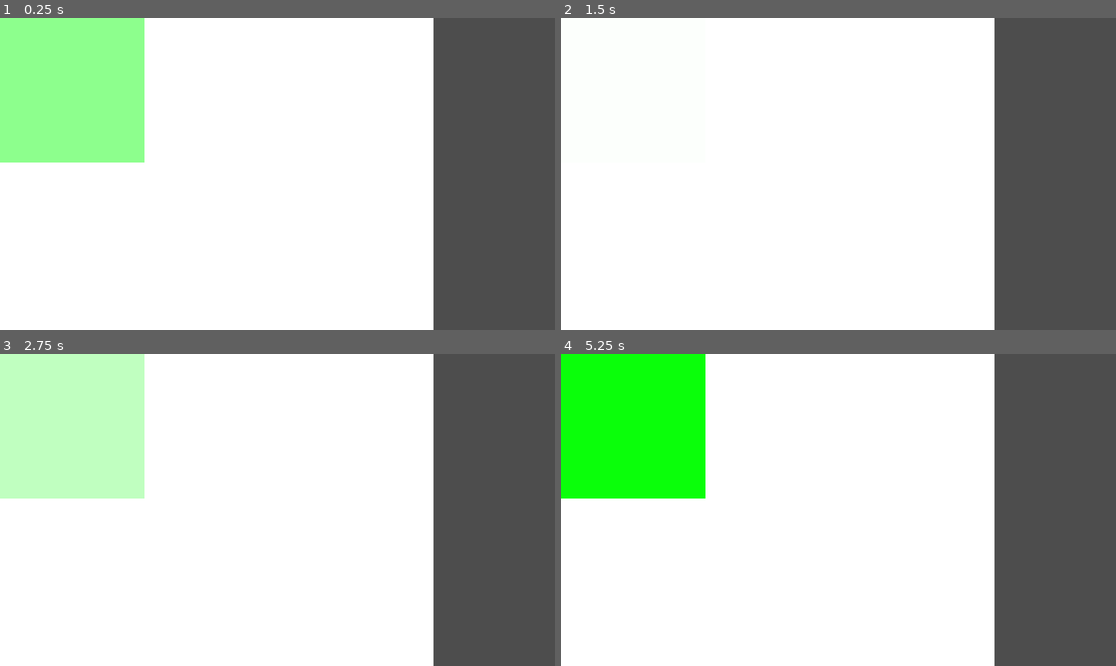
Above: before the commit, frames 1-4 (two rows, left to right).
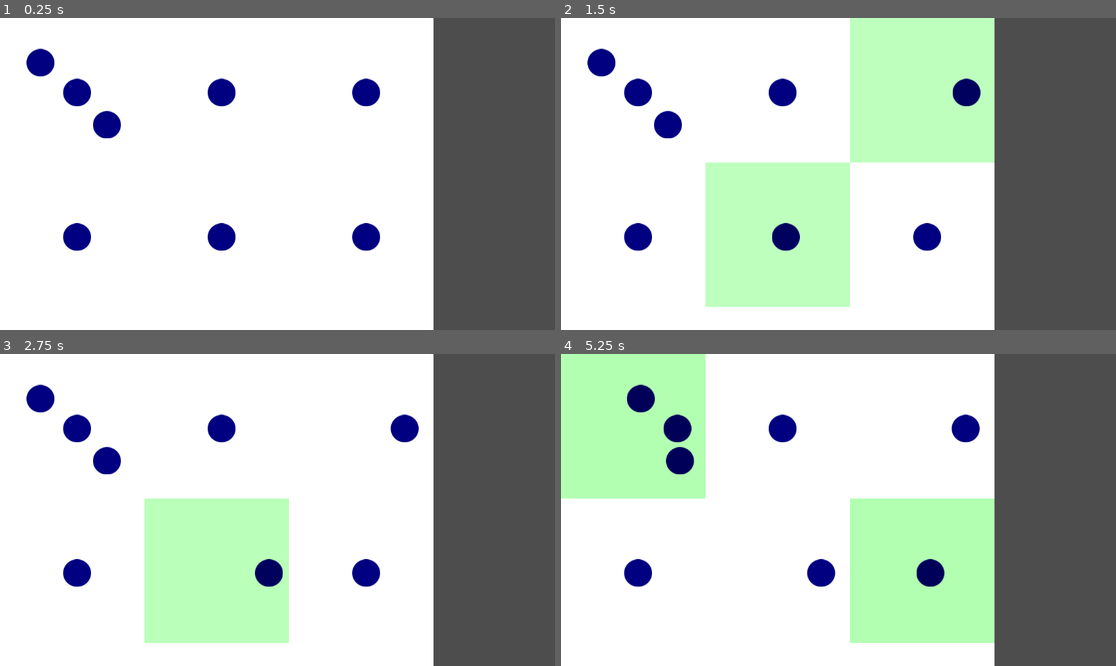
Above: after the commit, the same moments.

Repository: Jcalafange/IA_para_jogos
Game: Godot game, scene res://Cena1.tscn
Same seed, same stepped clock (60 frames per second), same inputs: the game is played once before the commit and once after it.
Inputs (mouse positions are in pixels of both pictures, inside the frame that each line leads up to):
- Up to frame 1 (0.25 s): no input
- Up to frame 2 (1.5 s): move the mouse to (960, 158) at 0.52 s; click (960, 158) at 0.67 s; move the mouse to (727, 189) at 1.27 s; click (727, 189) at 1.42 s
- Up to frame 3 (2.75 s): move the mouse to (333, 441) at 2.02 s; click (333, 441) at 2.17 s
- Up to frame 4 (5.25 s): move the mouse to (810, 572) at 2.77 s; click (810, 572) at 2.92 s; move the mouse to (1005, 556) at 3.52 s; click (1005, 556) at 3.67 s; move the mouse to (672, 463) at 4.27 s; click (672, 463) at 4.42 s; move the mouse to (866, 510) at 5.02 s; click (866, 510) at 5.17 s

The runs differ from the first frame. In frame 1, 14% of the frame differs, in the area x 0-69%, y 0-75%; in frame 2, 26%, in the area x 4-79%, y 0-93%; in frame 3, 26%; in frame 4, 26%.

Commit message:
movimento das bolas
Adiçãode bolas/inimigos e suas movimentações, a função se encontra dentro do ballController, mas é chamada pela zona e o gameController que chama a zona para ativar as bolas

Diff:
--- a/Cena1.tscn
+++ b/Cena1.tscn
@@ -1,7 +1,8 @@
-[gd_scene load_steps=3 format=3 uid="uid://dvkx8053yek68"]
+[gd_scene load_steps=4 format=3 uid="uid://dvkx8053yek68"]
 
 [ext_resource type="Script" path="res://Scripts/GameController.gd" id="1_k3llr"]
 [ext_resource type="Script" path="res://Scripts/ZoneController.gd" id="1_ljc02"]
+[ext_resource type="PackedScene" uid="uid://c7yjtaywdoswx" path="res://scenes/ball/ball.tscn" id="3_glsyj"]
 
 [node name="Node2D" type="Node2D"]
 
@@ -13,11 +14,23 @@
 offset_bottom = 300.0
 script = ExtResource("1_ljc02")
 
+[node name="ball" parent="GameController/Zona1" instance=ExtResource("3_glsyj")]
+position = Vector2(160, 155)
+
+[node name="ball2" parent="GameController/Zona1" instance=ExtResource("3_glsyj")]
+position = Vector2(222, 222)
+
+[node name="ball3" parent="GameController/Zona1" instance=ExtResource("3_glsyj")]
+position = Vector2(84, 93)
+
 [node name="Zona2" type="ColorRect" parent="GameController"]
 offset_left = 300.0
 offset_right = 600.0
 offset_bottom = 300.0
 script = ExtResource("1_ljc02")
+
+[node name="ball" parent="GameController/Zona2" instance=ExtResource("3_glsyj")]
+position = Vector2(160, 155)
 
 [node name="Zona3" type="ColorRect" parent="GameController"]
 offset_left = 600.0
@@ -25,11 +38,17 @@
 offset_bottom = 300.0
 script = ExtResource("1_ljc02")
 
+[node name="ball" parent="GameController/Zona3" instance=ExtResource("3_glsyj")]
+position = Vector2(160, 155)
+
 [node name="Zona4" type="ColorRect" parent="GameController"]
 offset_top = 300.0
 offset_right = 300.0
 offset_bottom = 600.0
 script = ExtResource("1_ljc02")
+
+[node name="ball" parent="GameController/Zona4" instance=ExtResource("3_glsyj")]
+position = Vector2(160, 155)
 
 [node name="Zona5" type="ColorRect" parent="GameController"]
 offset_left = 300.0
@@ -38,6 +57,9 @@
 offset_bottom = 600.0
 script = ExtResource("1_ljc02")
 
+[node name="ball" parent="GameController/Zona5" instance=ExtResource("3_glsyj")]
+position = Vector2(160, 155)
+
 [node name="Zona6" type="ColorRect" parent="GameController"]
 offset_left = 600.0
 offset_top = 300.0
@@ -45,11 +67,17 @@
 offset_bottom = 600.0
 script = ExtResource("1_ljc02")
 
+[node name="ball" parent="GameController/Zona6" instance=ExtResource("3_glsyj")]
+position = Vector2(160, 155)
+
 [node name="Zona7" type="ColorRect" parent="GameController"]
 offset_top = 600.0
 offset_right = 300.0
 offset_bottom = 900.0
 script = ExtResource("1_ljc02")
+
+[node name="ball" parent="GameController/Zona7" instance=ExtResource("3_glsyj")]
+position = Vector2(160, 155)
 
 [node name="Zona8" type="ColorRect" parent="GameController"]
 offset_left = 300.0
@@ -58,9 +86,15 @@
 offset_bottom = 900.0
 script = ExtResource("1_ljc02")
 
+[node name="ball" parent="GameController/Zona8" instance=ExtResource("3_glsyj")]
+position = Vector2(160, 155)
+
 [node name="Zona9" type="ColorRect" parent="GameController"]
 offset_left = 600.0
 offset_top = 600.0
 offset_right = 900.0
 offset_bottom = 900.0
 script = ExtResource("1_ljc02")
+
+[node name="ball" parent="GameController/Zona9" instance=ExtResource("3_glsyj")]
+position = Vector2(160, 155)
--- a/Scripts/GameController.gd
+++ b/Scripts/GameController.gd
@@ -3,31 +3,28 @@
 @export var all_zones: Array = []
 @export var active_zones: Array = []
 @export var current_zone_index: int = 0
-@export var timer: float = 0.0
-const SWITCH_INTERVAL: float = 30.0  # Intervalo de troca em segundos
 
 func _ready() -> void:
 	all_zones = get_children()
-	if all_zones.size() > 0:
-		active_zones.append(all_zones.front())  # Adiciona a primeira zona ativa
+	set_process_input(true)
 
-func _process(delta: float) -> void:
-	# Atualiza a cor das zonas ativas
+func _input(event):
+	if event is InputEventMouseButton and event.pressed:
+		for zone in all_zones:
+			if zone.is_inside_zone(get_viewport().get_mouse_position()):
+				toggle_zone(zone)
+
+# Função para ativar/desativar zonas
+func toggle_zone(zone: ColorRect):
+	if zone in active_zones:
+		active_zones.erase(zone)
+		zone.modulate = Color(1, 1, 1)
+	else:
+		active_zones.append(zone)
+		zone.modulate = Color(0, 1, 0) # Verde para zona ativa
+
+# Atualiza as zonas ativas e suas bolas
+func _process(delta):
 	for zone in active_zones:
-		zone.update_color(delta, 1.0)  # Chama a função de mudança de cor
-
-	# Timer para trocar a zona ativa
-	timer += delta
-	if timer >= SWITCH_INTERVAL:
-		timer = 0.0  # Reseta o timer
-		switch_zone()
-
-func switch_zone() -> void:
-	if active_zones.size() > 0:
-		active_zones.pop_front()  # Remove a zona ativa atual
-
-	current_zone_index += 1  # Avança para a próxima zona
-	if current_zone_index >= all_zones.size():
-		current_zone_index = 0  # Reseta para a primeira zona
-
-	active_zones.append(all_zones[current_zone_index])  # Adiciona a próxima zona
+		zone.update_color(delta, 5)
+		zone.move_balls()
--- a/Scripts/ZoneController.gd
+++ b/Scripts/ZoneController.gd
@@ -2,11 +2,20 @@
 
 var original_color: Color
 var target_color: Color = Color(0, 1, 0)  # Cor alvo (ex: vermelho)
+@export var balls_in_zone = []
 
 func _ready():
 	original_color = modulate  # Armazena a cor original
+	balls_in_zone = get_children()
 
 func update_color(delta: float, speed: float) -> void:
 	var time = Time.get_ticks_msec() / 1000.0  # Converte milissegundos para segundos
 	var t = sin(time * speed) * 0.5 + 0.5  # Normaliza t entre 0 e 1
 	modulate = original_color.lerp(target_color, t)  # Usando lerp
+
+func is_inside_zone(position: Vector2) -> bool:
+	return position.x >= self.position.x and position.x <= self.position.x + self.size.x and position.y >= self.position.y and position.y <= self.position.y + self.size.y
+
+func move_balls() -> void:
+	for ball in balls_in_zone:
+		ball.move(25, 275)
--- /dev/null
+++ b/Scripts/ballController.gd
@@ -0,0 +1,20 @@
+extends Area2D
+
+
+var velocity : float = 100.0
+var direction : int = 1
+
+func _ready():
+	pass # Replace with function body.
+
+
+# Called every frame. 'delta' is the elapsed time since the previous frame.
+func _process(delta):
+	pass
+
+func move(minX: float, maxX: float):
+	position.x += velocity * direction * get_process_delta_time()
+	if position.x <= minX:
+		direction = 1  # Muda a direção para direita
+	elif position.x >= maxX:
+		direction = -1  # Muda a direção para esquerda
--- /dev/null
+++ b/scenes/ball/ball.tscn
@@ -0,0 +1,16 @@
+[gd_scene load_steps=4 format=3 uid="uid://c7yjtaywdoswx"]
+
+[ext_resource type="Script" path="res://Scripts/ballController.gd" id="1_f152p"]
+[ext_resource type="Texture2D" uid="uid://d07slgxm0w723" path="res://sprints/path1.png" id="1_jsisk"]
+
+[sub_resource type="CircleShape2D" id="CircleShape2D_jflof"]
+radius = 29.1548
+
+[node name="ball" type="Area2D"]
+script = ExtResource("1_f152p")
+
+[node name="Sprite2D" type="Sprite2D" parent="."]
+texture = ExtResource("1_jsisk")
+
+[node name="CollisionShape2D" type="CollisionShape2D" parent="."]
+shape = SubResource("CircleShape2D_jflof")
Binary file added: sprints/path1.png
Not shown, added: sprints/path1.png.import
